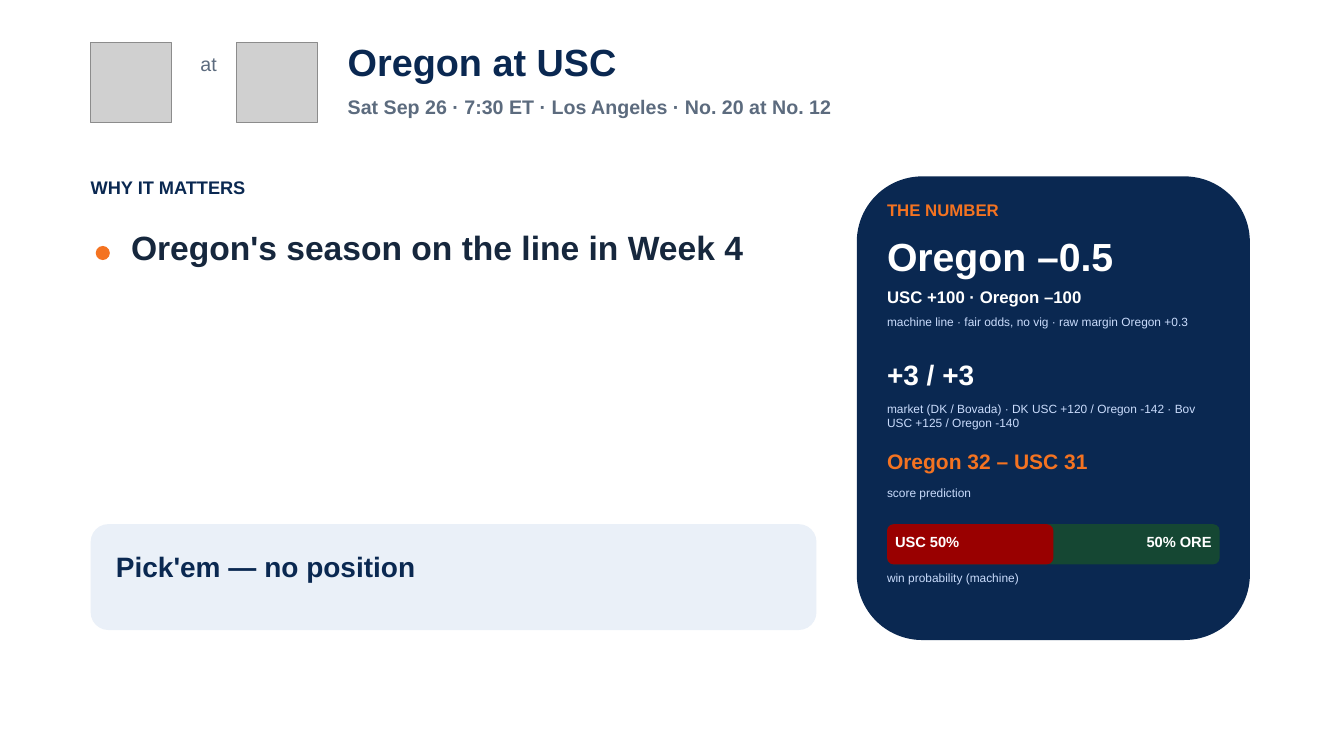
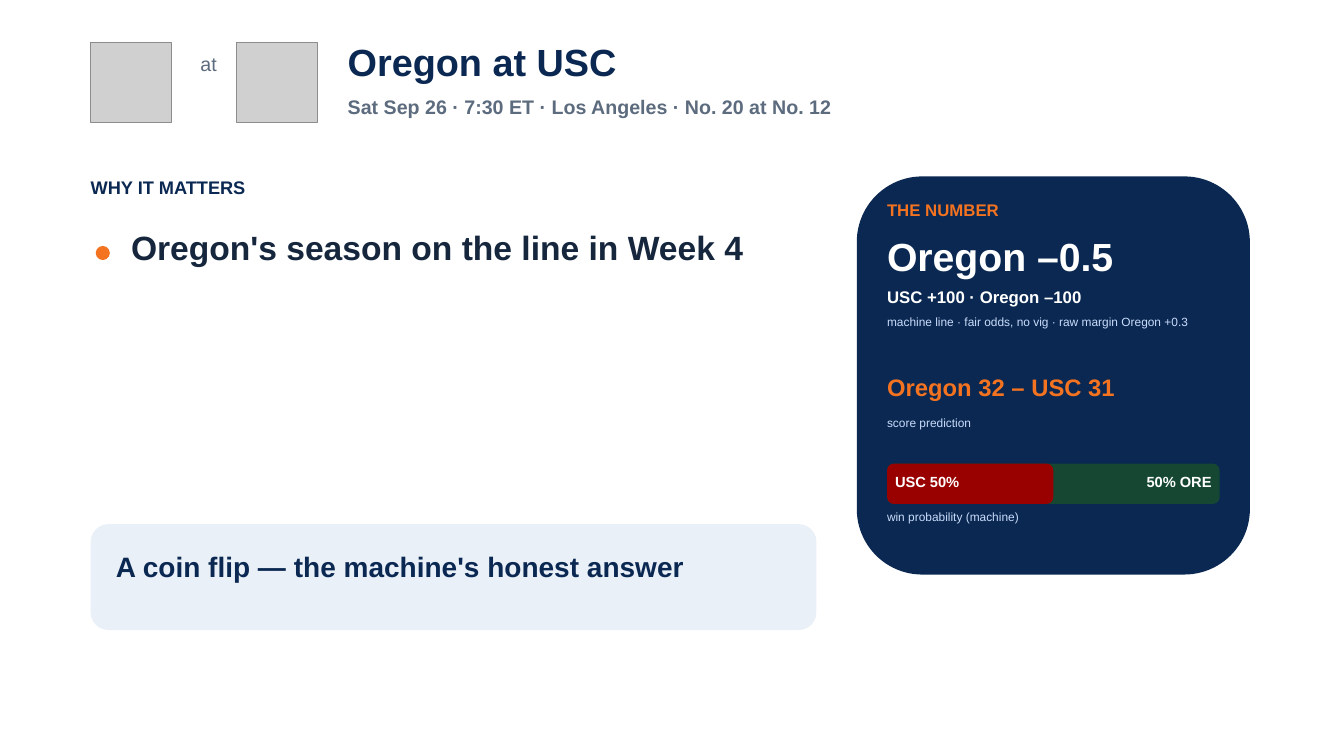
Before and after one commit to lucasalvarezflorida-lab/ncaa-fbs-analytics, a slide deck: slide 15 of decks/2026_Week4_Episode5.pptx. Drawn at 1344x756 pixels with LibreOffice and Linux fonts; fonts in the diff are those of the drawing; grey boxes stand for pictures. Boxes give left, top, right and bottom in pixels: in the first picture for what was removed or moved away, otherwise in the second. Text is boxed around its words. In the diff, an @@ line names an element or a change of style, - is before the commit and + after.

```diff
--- a/decks/2026_Week4_Episode5.pptx
+++ b/decks/2026_Week4_Episode5.pptx
@@ rounded rectangle: place and size @@
-rounded rectangle at (857,176,1250,640)
+rounded rectangle at (857,176,1250,575)
@@ text "Oregon 32 – USC 31": place and size @@
-text "Oregon 32 – USC 31" at (887,454,1087,474)
+text "Oregon 32 – USC 31" at (887,379,1114,401)
@@ text "Oregon 32 – USC 31" at (887,379,1114,401): size 15 to 17 pt @@
@@ text removed at (887,365,974,386) @@
-+3 / +3
@@ text "score prediction": place and size @@
-text "score prediction" at (887,488,971,500)
+text "score prediction" at (887,418,971,429)
@@ text removed at (887,404,1196,430) @@
-market (DK / Bovada) · DK USC +120 / Oregon -142 · Bov USC +125 / Oregon -140
@@ 3 texts, 2 rounded rectangles: place and size @@
-3 texts, 2 rounded rectangles at (887,524,1220,585)
+3 texts, 2 rounded rectangles at (887,464,1220,524)
@@ text at (116,556,684,582): text changed @@
-Pick'em — no position
+A coin flip — the machine's honest answer
```
Also in this commit, not shown: 7 other slides changed, 2 other files.
